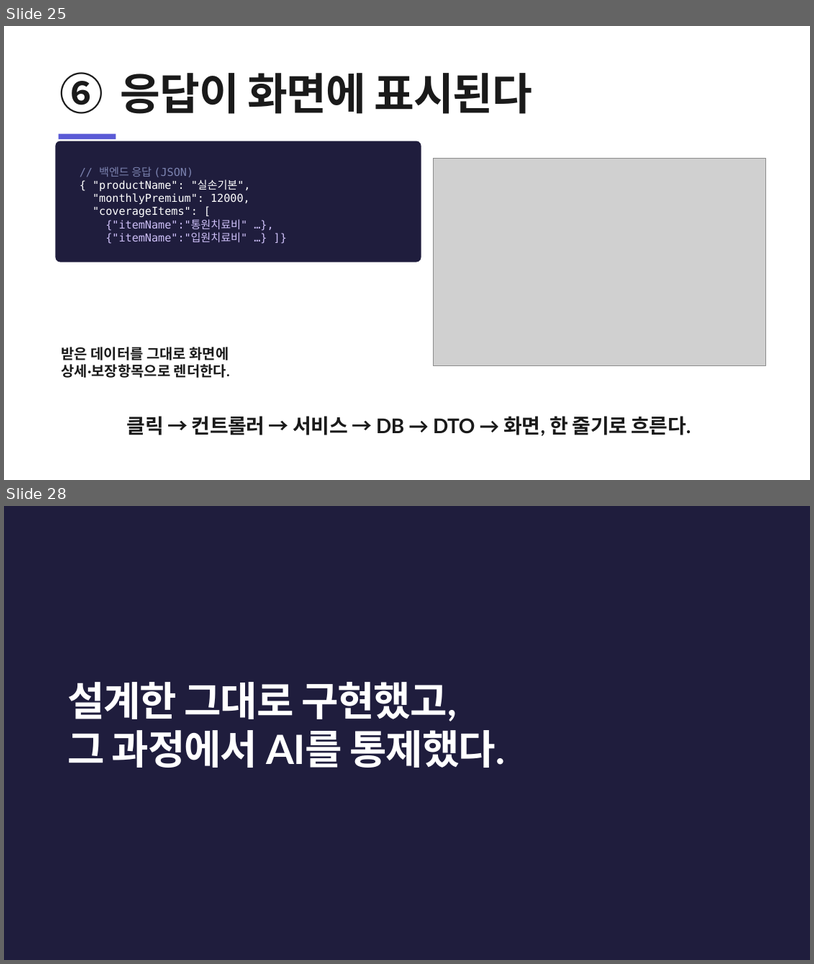
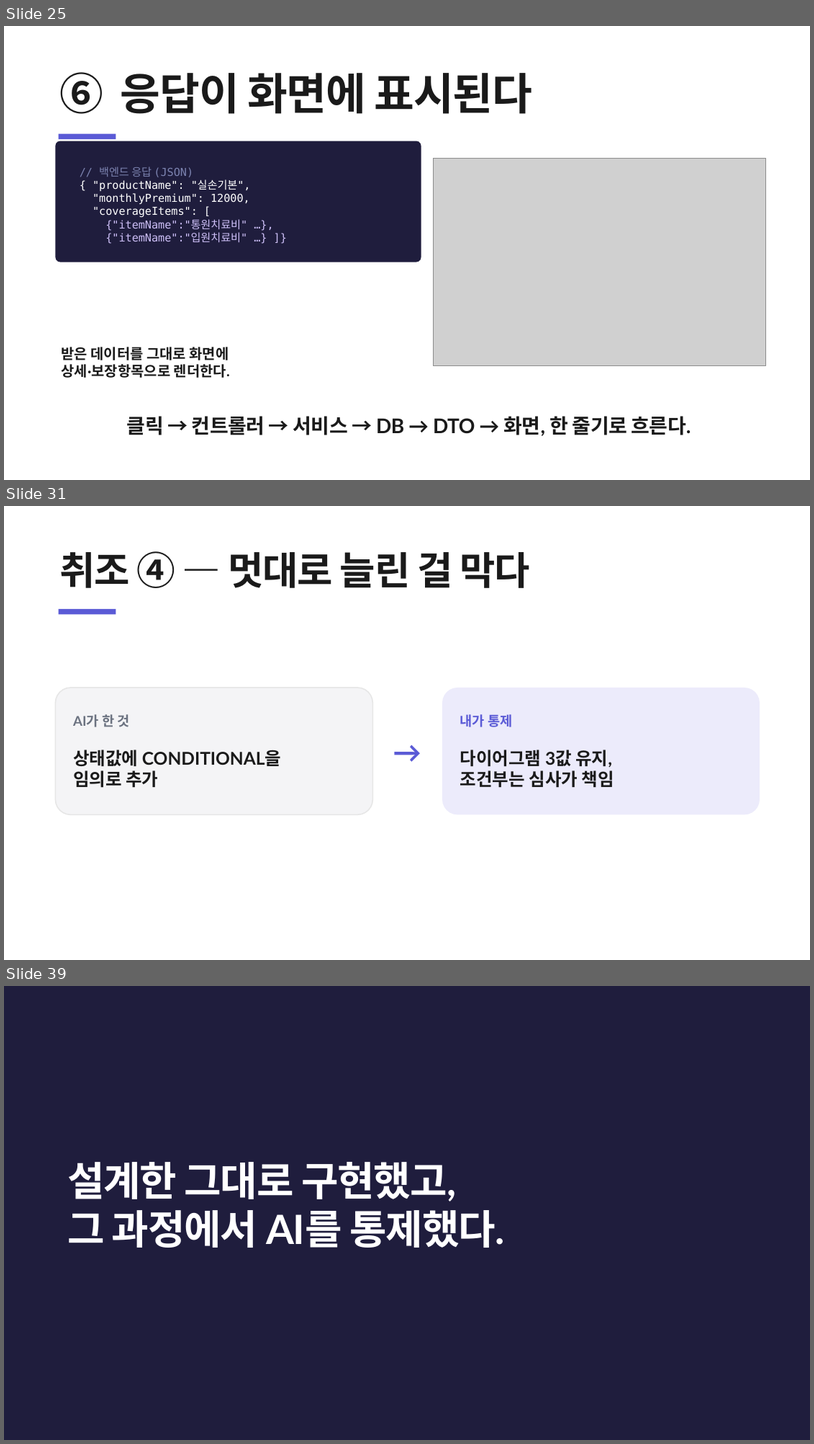
Before and after one commit to heyoonyoon/distributed-programming, a slide deck: docs/presentation/보험발표-figma.pptx. Shown one above the other, each under a label of ours: slides 25 and 28 before the commit, slides 25, 31 and 39 after it; the slides between them are not shown. The pictures are 814x964 and 814x1444 pixels, drawn with LibreOffice and Linux fonts; fonts in the diff are those of the drawing; grey boxes stand for pictures. Boxes give left, top, right and bottom in pixels: in the first picture for what was removed or moved away, otherwise in the second. Text is boxed around its words. In the diff, an @@ line names an element or a change of style, - is before the commit and + after.

```diff
--- a/docs/presentation/보험발표-figma.pptx
+++ b/docs/presentation/보험발표-figma.pptx
@@ slide 31 added at bbox=[4, 506, 810, 960], background #FFFFFF @@
@@ text added at bbox=[59, 551, 530, 588], 46 pt, text #1A1A1A, bold @@
+취조 ④ — 멋대로 늘린 걸 막다
@@ rectangle added at bbox=[59, 609, 116, 614], fill #5B5BD6 @@
@@ rounded rectangle added at bbox=[55, 687, 373, 815], fill #F4F4F6, outline #E6E6E6 1.3 pt, 21 pt, text #1A1A1A, bold @@
+AI가 한 것
+상태값에 CONDITIONAL을
+임의로 추가
@@ rounded rectangle added at bbox=[442, 687, 760, 815], fill #ECEBFB, 21 pt, text #1A1A1A, bold @@
+내가 통제
+다이어그램 3값 유지,
+조건부는 심사가 책임
@@ text added at bbox=[383, 730, 432, 772], 34 pt, text #5B5BD6, bold @@
+→
@@ what was slide 28 is now slide 39 @@
```
Also in this commit, not shown: 12 other slides added, 2 slides removed, 1 other file.
